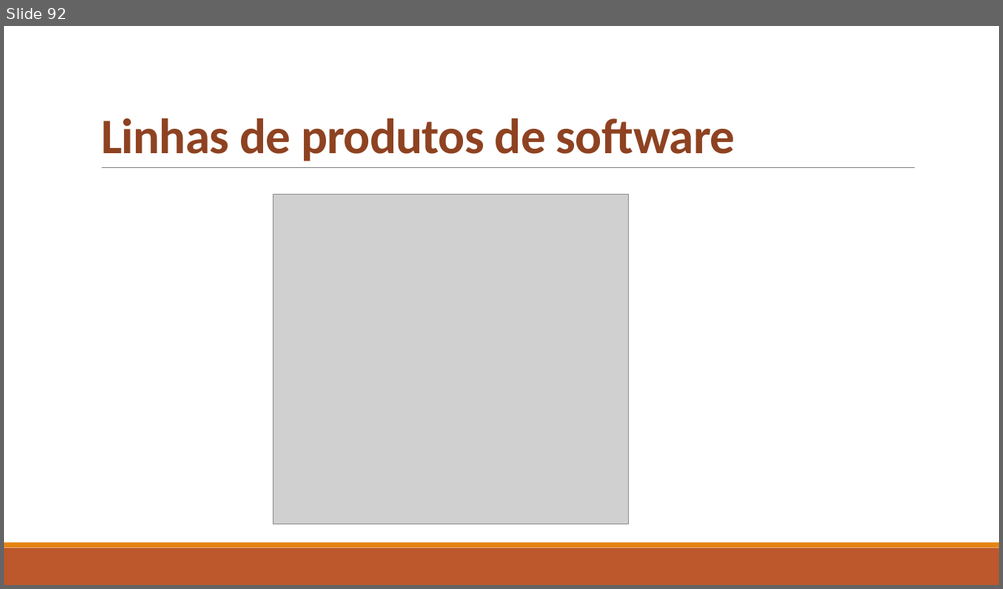
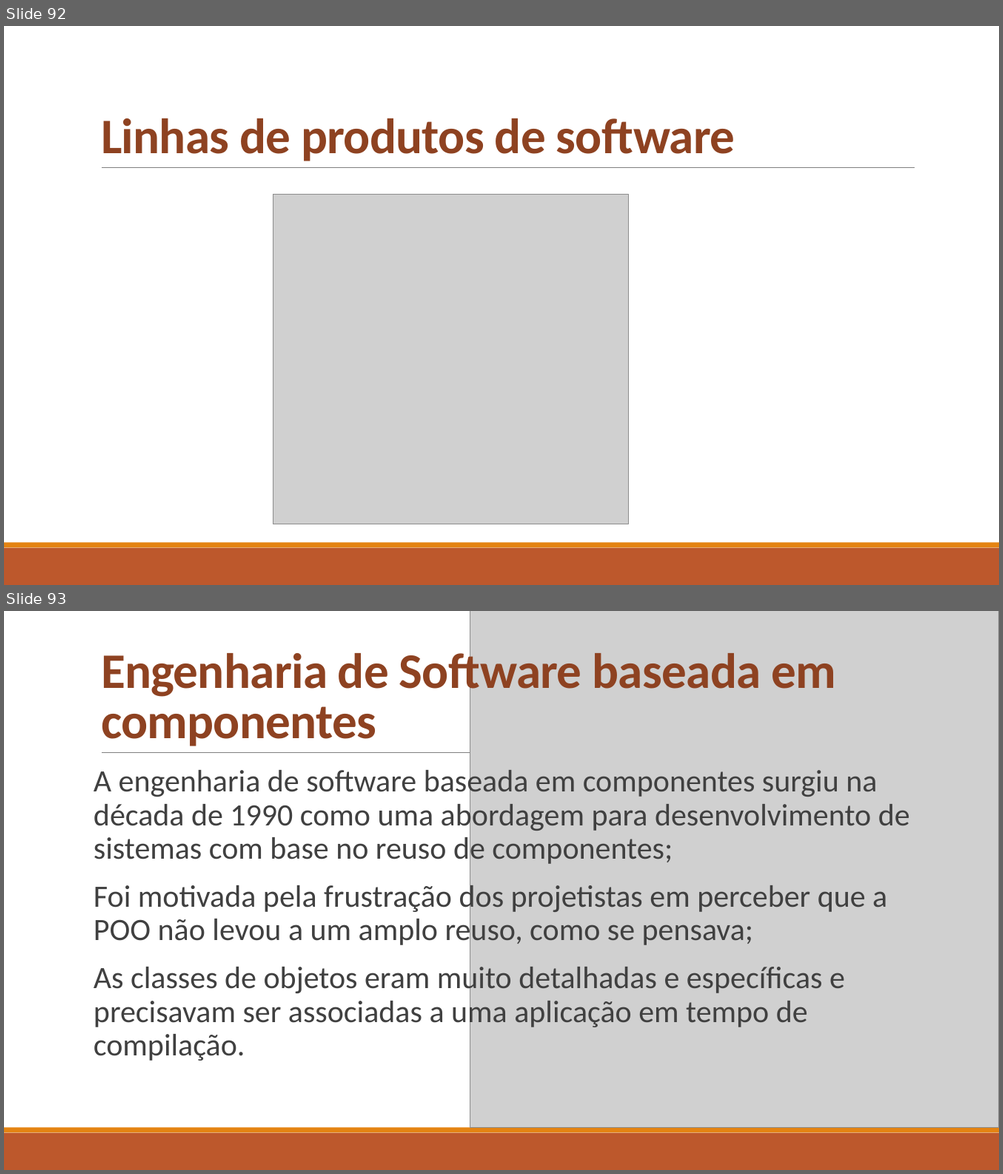
Before and after one commit to celsofurtado/reuso, a slide deck: Reuso de Software e Componentes.pptx. Shown one above the other, each under a label of ours: slide 92 before the commit, slides 92 and 93 after it. The pictures are 1003x589 and 1003x1174 pixels, drawn with LibreOffice and Linux fonts; fonts in the diff are those of the drawing; grey boxes stand for pictures. Boxes give left, top, right and bottom in pixels: in the first picture for what was removed or moved away, otherwise in the second. Text is boxed around its words. In the diff, an @@ line names an element or a change of style, - is before the commit and + after.

```diff
--- a/Reuso de Software e Componentes.pptx
+++ b/Reuso de Software e Componentes.pptx
@@ slide 93 added at (4, 611, 999, 1170), background #FFFFFF; not listed: 3 template elements that a slide beside it also shows @@
@@ picture added at (470, 611, 999, 1128) @@
@@ title added at (101, 647, 836, 746), 48 pt, text #8E4221, bold @@
+Engenharia de Software baseada em componentes
@@ text added at (94, 766, 910, 1061), 30 pt, text #404040 @@
+A engenharia de software baseada em componentes surgiu na década de 1990 como uma abordagem para desenvolvimento de sistemas com base no reuso de componentes;
+Foi motivada pela frustração dos projetistas em perceber que a POO não levou a um amplo reuso, como se pensava;
+As classes de objetos eram muito detalhadas e específicas e precisavam ser associadas a uma aplicação em tempo de compilação.
```
Also in this commit, not shown: 11 other slides added.
